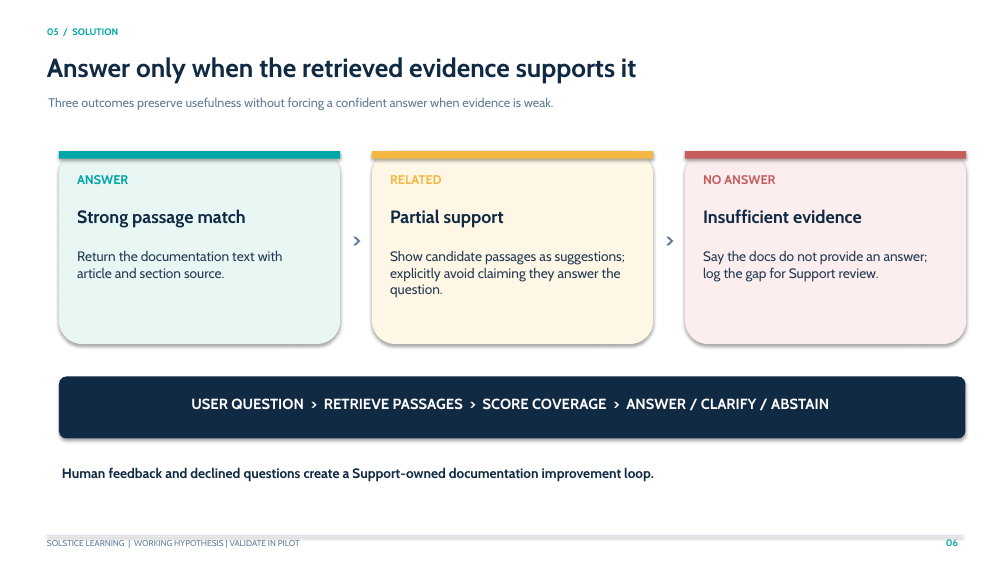
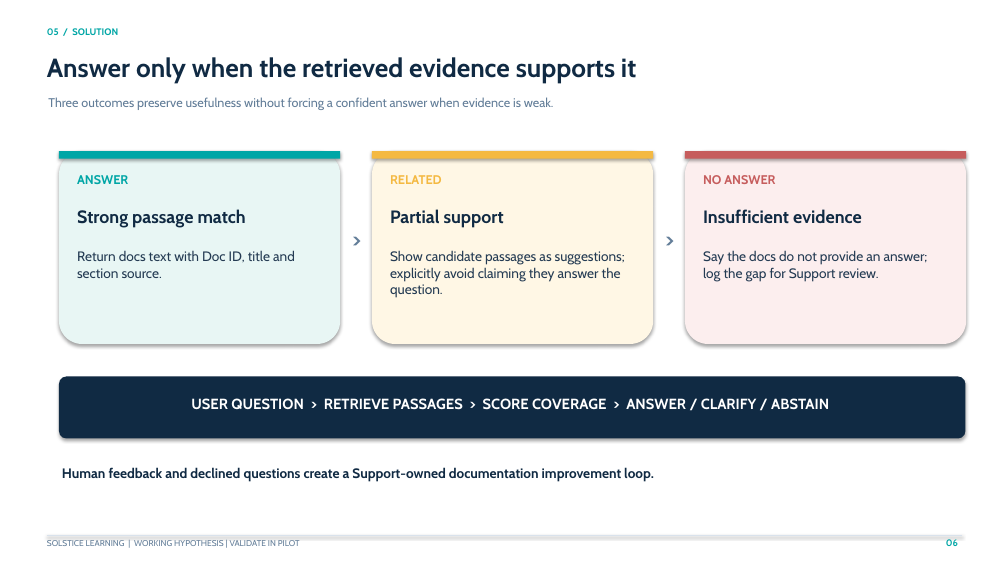
Before and after one commit to abhipach/SOLSTICE-Docs-Assistant, a slide deck: slide 6 of Solstice_Docs_QA_Executive_Proposal.pptx. Drawn at 1008x567 pixels with LibreOffice and Linux fonts; fonts in the diff are those of the drawing. Boxes give left, top, right and bottom in pixels: in the first picture for what was removed or moved away, otherwise in the second. Text is boxed around its words. In the diff, an @@ line names an element or a change of style, - is before the commit and + after.

```diff
--- a/Solstice_Docs_QA_Executive_Proposal.pptx
+++ b/Solstice_Docs_QA_Executive_Proposal.pptx
@@ text at [77,250,295,278]: text changed @@
-Return the documentation text with article and section source.
+Return docs text with Doc ID, title and section source.
```
Also in this commit, not shown: 2 other slides changed, 3 other files.
